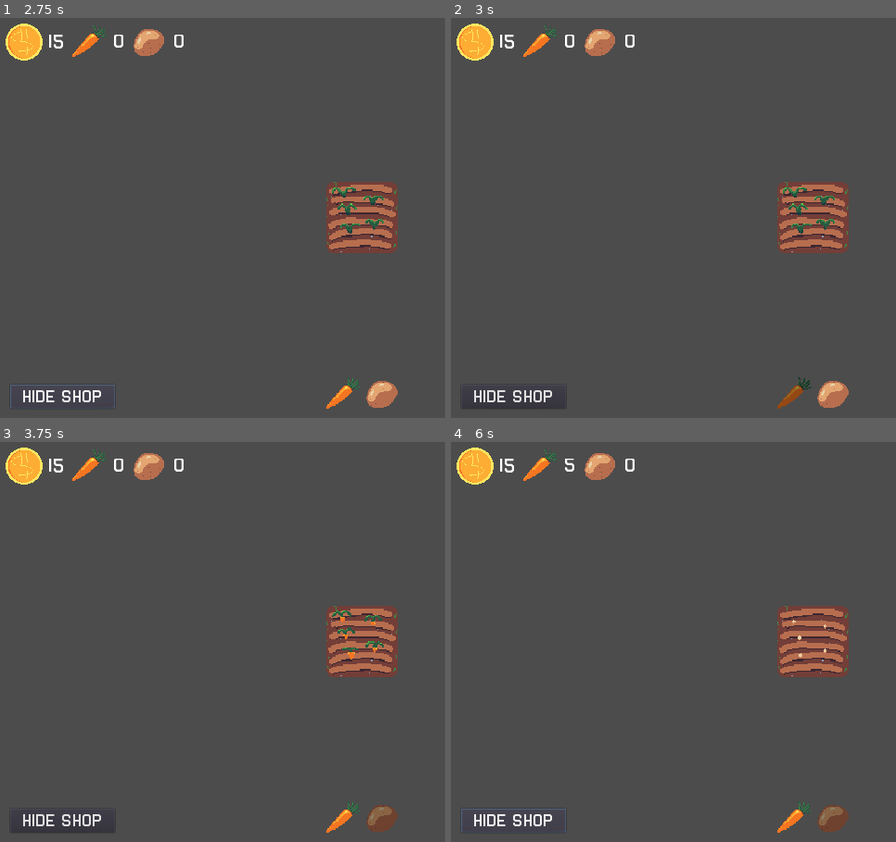
Above: before the commit, frames 1-4 (two rows, left to right).
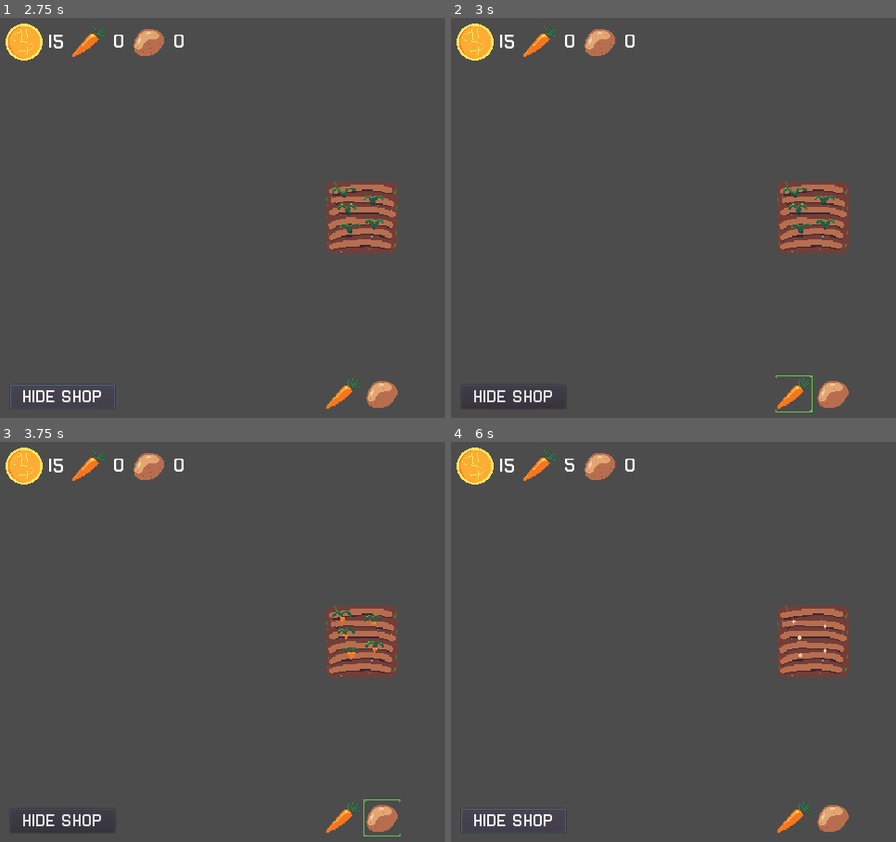
Above: after the commit, the same moments.

Repository: Dr-Diabolical/ClickyCrops
Game: Godot game, scene res://Scenes/MainMenu.tscn
Two runs of this game, one before a commit and one after it. Both use one fixed random seed, a clock stepped at 60 frames per second and the inputs below.
Inputs (mouse positions are in pixels of both pictures, inside the frame that each line leads up to):
- Up to frame 1 (2.75 s): click "PLAY" at 0.5 s; click (360, 218) at 1.25 s; click "SHOW SHOP" at 2 s
- Up to frame 2 (3 s): click (793, 394) at 2.75 s
- Up to frame 3 (3.75 s): click (382, 818) at 3.5 s
- Up to frame 4 (6 s): click "HIDE SHOP" at 4.25 s; click (811, 642) at 5 s; click "SHOW SHOP" at 5.75 s

Frame 1 is identical in both runs. In frame 2, 0.2% of the frame differs, in the area x 72-82%, y 89-99%; in frame 3, 0.4%, in the area x 81-90%, y 89-99%; in frame 4, 0.4%.

Commit message:
Restructured project
To assist in adding in the shop functionality, the project has been restructured to be more clear and extensible.

Diff:
--- a/Resources/ShopButtons.tres
+++ /dev/null
@@ -1,3 +0,0 @@
-[gd_resource type="ButtonGroup" format=2]
-
-[resource]
--- a/Scenes/Farm.gd
+++ b/Scenes/Farm.gd
@@ -3,8 +3,23 @@
 var initial_plot_amount = 1 # Initial amount of plots
 var plots = [] # Array of plot instances
 
+# Dictionary of resource names and amounts
+var resources = {
+	"Coins": 15,
+	"Carrots": 0,
+	"Potatoes": 0
+}
+
+# References for handling plot instances
 onready var plot = load("res://Scenes/Plot.tscn") # Preloads plot instance
 onready var plot_node = $PlotDisplay/Center/Plots # Plots parent node
+
+# References for the resource display
+onready var coin_amount = $ResourceDisplay/IconDisplay/CoinDisplay/CoinAmount
+onready var carrot_amount = $ResourceDisplay/IconDisplay/CarrotDisplay/CarrotAmount
+onready var potato_amount = $ResourceDisplay/IconDisplay/PotatoDisplay/PotatoAmount
+
+# References for handling the shop functions
 onready var shop = $ShopDisplay/Shop
 onready var button_shop = $ShopButton
 
@@ -12,26 +27,41 @@
 func _ready():
 	create_plots()
 	plots[0].fill_plot("Carrots", 5, 3, 1)
+	update_resource_display()
 
 # Instantiates the inital amount of plots into the plots array
 func create_plots():
 	update_columns()
-	for n in initial_plot_amount:
+	for i in initial_plot_amount:
 		plots.append(plot.instance())
-		plot_node.add_child(plots[n])
+		plots[i].connect("crop_harvested", self, "add_to_resources")
+		plot_node.add_child(plots[i])
 
 # Adds plot instances to the plots array
 func add_plots(amount):
 	update_columns()
-	for n in amount:
+	for i in amount:
 		plots.append(plot.instance())
-		plot_node.add_child(plots[n + initial_plot_amount])
+		plot_node.add_child(plots[i + initial_plot_amount])
 
 # For every 2 plots, add a column to the plot node grid
 func update_columns():
 	if (plots.size() % 2 == 0):
 		plot_node.columns += 1
 
+# Add the specified amount of resources to the resource, and update the display
+func add_to_resources(crop_name, crop_amount):
+	if (resources.has(crop_name)):
+		resources[crop_name] = resources.get(crop_name) + crop_amount
+		update_resource_display()
+
+# Updates the text of each resource display node
+func update_resource_display():
+	coin_amount.text = str(resources.get("Coins"))
+	carrot_amount.text = str(resources.get("Carrots"))
+	potato_amount.text = str(resources.get("Potatoes"))
+
+# Toggles the shop display and shop button
 func _on_ShopButton_pressed():
 	if (shop.is_visible_in_tree()):
 		button_shop.text = "SHOW SHOP"
--- a/Scenes/Game.tscn
+++ b/Scenes/Game.tscn
@@ -1,7 +1,6 @@
-[gd_scene load_steps=11 format=2]
+[gd_scene load_steps=10 format=2]
 
 [ext_resource path="res://Assets/Sprites/Potato/PotatoIcon.png" type="Texture" id=1]
-[ext_resource path="res://Scenes/Resources.gd" type="Script" id=2]
 [ext_resource path="res://Assets/Sprites/Carrot/CarrotIcon.png" type="Texture" id=3]
 [ext_resource path="res://Assets/Fonts/Airborne.ttf" type="DynamicFontData" id=4]
 [ext_resource path="res://Scenes/Game.gd" type="Script" id=5]
@@ -66,14 +65,9 @@
 "_edit_use_anchors_": false
 }
 
-[node name="Resources" type="Node" parent="." groups=[
-"resources",
-]]
-script = ExtResource( 2 )
+[node name="ResourceDisplay" type="CanvasLayer" parent="Farm"]
 
-[node name="ResourceDisplay" type="CanvasLayer" parent="Resources"]
-
-[node name="IconDisplay" type="HBoxContainer" parent="Resources/ResourceDisplay"]
+[node name="IconDisplay" type="HBoxContainer" parent="Farm/ResourceDisplay"]
 margin_left = 24.0
 margin_top = 24.0
 margin_right = 326.0
@@ -84,7 +78,7 @@
 "_edit_use_anchors_": false
 }
 
-[node name="CoinDisplay" type="HBoxContainer" parent="Resources/ResourceDisplay/IconDisplay"]
+[node name="CoinDisplay" type="HBoxContainer" parent="Farm/ResourceDisplay/IconDisplay"]
 margin_right = 94.0
 margin_bottom = 64.0
 mouse_filter = 2
@@ -93,7 +87,7 @@
 "_edit_use_anchors_": false
 }
 
-[node name="CoinIcon" type="TextureRect" parent="Resources/ResourceDisplay/IconDisplay/CoinDisplay"]
+[node name="CoinIcon" type="TextureRect" parent="Farm/ResourceDisplay/IconDisplay/CoinDisplay"]
 margin_right = 64.0
 margin_bottom = 64.0
 mouse_filter = 2
@@ -102,7 +96,7 @@
 "_edit_use_anchors_": false
 }
 
-[node name="CoinAmount" type="Label" parent="Resources/ResourceDisplay/IconDisplay/CoinDisplay"]
+[node name="CoinAmount" type="Label" parent="Farm/ResourceDisplay/IconDisplay/CoinDisplay"]
 margin_left = 74.0
 margin_top = 14.0
 margin_right = 94.0
@@ -113,7 +107,7 @@
 "_edit_use_anchors_": false
 }
 
-[node name="CarrotDisplay" type="HBoxContainer" parent="Resources/ResourceDisplay/IconDisplay"]
+[node name="CarrotDisplay" type="HBoxContainer" parent="Farm/ResourceDisplay/IconDisplay"]
 margin_left = 104.0
 margin_right = 198.0
 margin_bottom = 64.0
@@ -123,7 +117,7 @@
 "_edit_use_anchors_": false
 }
 
-[node name="CarrotIcon" type="TextureRect" parent="Resources/ResourceDisplay/IconDisplay/CarrotDisplay"]
+[node name="CarrotIcon" type="TextureRect" parent="Farm/ResourceDisplay/IconDisplay/CarrotDisplay"]
 margin_right = 64.0
 margin_bottom = 64.0
 mouse_filter = 2
@@ -132,7 +126,7 @@
 "_edit_use_anchors_": false
 }
 
-[node name="CarrotAmount" type="Label" parent="Resources/ResourceDisplay/IconDisplay/CarrotDisplay"]
+[node name="CarrotAmount" type="Label" parent="Farm/ResourceDisplay/IconDisplay/CarrotDisplay"]
 margin_left = 74.0
 margin_top = 14.0
 margin_right = 94.0
@@ -143,7 +137,7 @@
 "_edit_use_anchors_": false
 }
 
-[node name="PotatoDisplay" type="HBoxContainer" parent="Resources/ResourceDisplay/IconDisplay"]
+[node name="PotatoDisplay" type="HBoxContainer" parent="Farm/ResourceDisplay/IconDisplay"]
 margin_left = 208.0
 margin_right = 302.0
 margin_bottom = 64.0
@@ -153,7 +147,7 @@
 "_edit_use_anchors_": false
 }
 
-[node name="PotatoIcon" type="TextureRect" parent="Resources/ResourceDisplay/IconDisplay/PotatoDisplay"]
+[node name="PotatoIcon" type="TextureRect" parent="Farm/ResourceDisplay/IconDisplay/PotatoDisplay"]
 margin_right = 64.0
 margin_bottom = 64.0
 mouse_filter = 2
@@ -162,7 +156,7 @@
 "_edit_use_anchors_": false
 }
 
-[node name="PotatoAmount" type="Label" parent="Resources/ResourceDisplay/IconDisplay/PotatoDisplay"]
+[node name="PotatoAmount" type="Label" parent="Farm/ResourceDisplay/IconDisplay/PotatoDisplay"]
 margin_left = 74.0
 margin_top = 14.0
 margin_right = 94.0
--- a/Scenes/Plot.gd
+++ b/Scenes/Plot.gd
@@ -10,6 +10,8 @@
 
 # The AnimatedSprites node for handling the sprites of the crops
 onready var crop_sprites = $CropSprites
+
+signal crop_harvested(crop_name, crop_amount)
 
 # Adds a crop to the plot, including all the data that is associated with the
 # crop.
@@ -41,10 +43,10 @@
 	stage_timer.start()
 	crop_sprites.frame = 0
 
-# Resets the crop, and sends harvest info to resources
+# Resets the crop, and sends harvest info to farm
 func harvest_plot():
 	reset_plot()
-	get_tree().call_group("resources", "add_to_resources", crop_name, crop_amount)
+	emit_signal("crop_harvested", crop_name, crop_amount)
 
 # Creates a timer to handle crop stage changing
 func create_stage_timer():
--- a/Scenes/Resources.gd
+++ /dev/null
@@ -1,43 +0,0 @@
-extends Node
-
-# Dictionary of resource names and amounts
-var resources = {
-	"Coins": 15,
-	"Carrots": 0,
-	"Potatoes": 0
-}
-
-# References the resource amount display nodes
-onready var coin_amount = $ResourceDisplay/IconDisplay/CoinDisplay/CoinAmount
-onready var carrot_amount = $ResourceDisplay/IconDisplay/CarrotDisplay/CarrotAmount
-onready var potato_amount = $ResourceDisplay/IconDisplay/PotatoDisplay/PotatoAmount
-
-# On ready, update the resource display
-func _ready():
-	update_resource_display()
-
-# Add the specified amount of resources to the resource, and update the display
-func add_to_resources(resource_name, add_resource_amount):
-	if (resources.has(resource_name)):
-		resources[resource_name] = resources.get(resource_name) + add_resource_amount
-		update_resource_display()
-	else:
-		print("ERROR: RESOURCE NOT FOUND")
-
-# Remove the specified amount of resources from the resource, and update the display
-func remove_from_resources(resource_name, remove_resource_amount):
-	if (resources.has(resource_name)):
-		resources[resource_name] = resources.get(resource_name) - remove_resource_amount
-		update_resource_display()
-	else:
-		print("ERROR: RESOURCE NOT FOUND")
-
-# Returns the amount of the specified resource
-func get_resource(resource_name):
-	return resources.get(resource_name)
-
-# Updates the text of each resource display node
-func update_resource_display():
-	coin_amount.text = str(resources.get("Coins"))
-	carrot_amount.text = str(resources.get("Carrots"))
-	potato_amount.text = str(resources.get("Potatoes"))
--- a/Scenes/Shop.tscn
+++ b/Scenes/Shop.tscn
@@ -7,7 +7,6 @@
 [ext_resource path="res://Assets/Sprites/Potato/PotatoIconHover.png" type="Texture" id=5]
 [ext_resource path="res://Assets/Sprites/Potato/PotatoIconToggled.png" type="Texture" id=6]
 [ext_resource path="res://Scenes/Shop.gd" type="Script" id=7]
-[ext_resource path="res://Resources/ShopButtons.tres" type="ButtonGroup" id=8]
 
 [node name="Shop" type="Control"]
 anchor_right = 1.0
@@ -35,8 +34,6 @@
 [node name="ButtonCarrot" type="TextureButton" parent="HBox"]
 margin_right = 64.0
 margin_bottom = 64.0
-toggle_mode = true
-group = ExtResource( 8 )
 texture_normal = ExtResource( 1 )
 texture_pressed = ExtResource( 3 )
 texture_hover = ExtResource( 2 )
@@ -48,8 +45,6 @@
 margin_left = 68.0
 margin_right = 132.0
 margin_bottom = 64.0
-toggle_mode = true
-group = ExtResource( 8 )
 texture_normal = ExtResource( 4 )
 texture_pressed = ExtResource( 6 )
 texture_hover = ExtResource( 5 )
Not shown: 1 places in Scenes/Shop.tscn that only renumber resources
